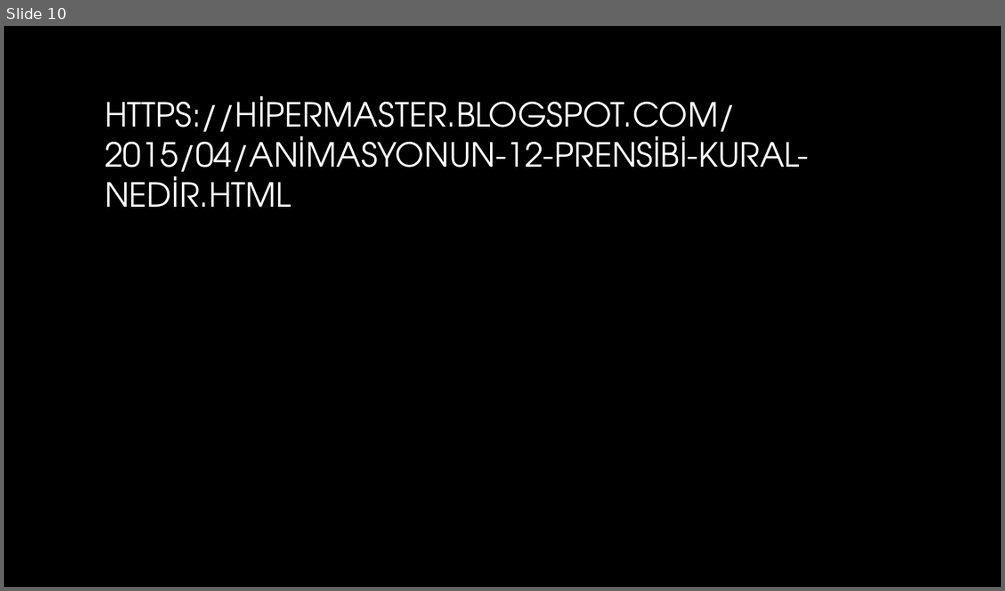
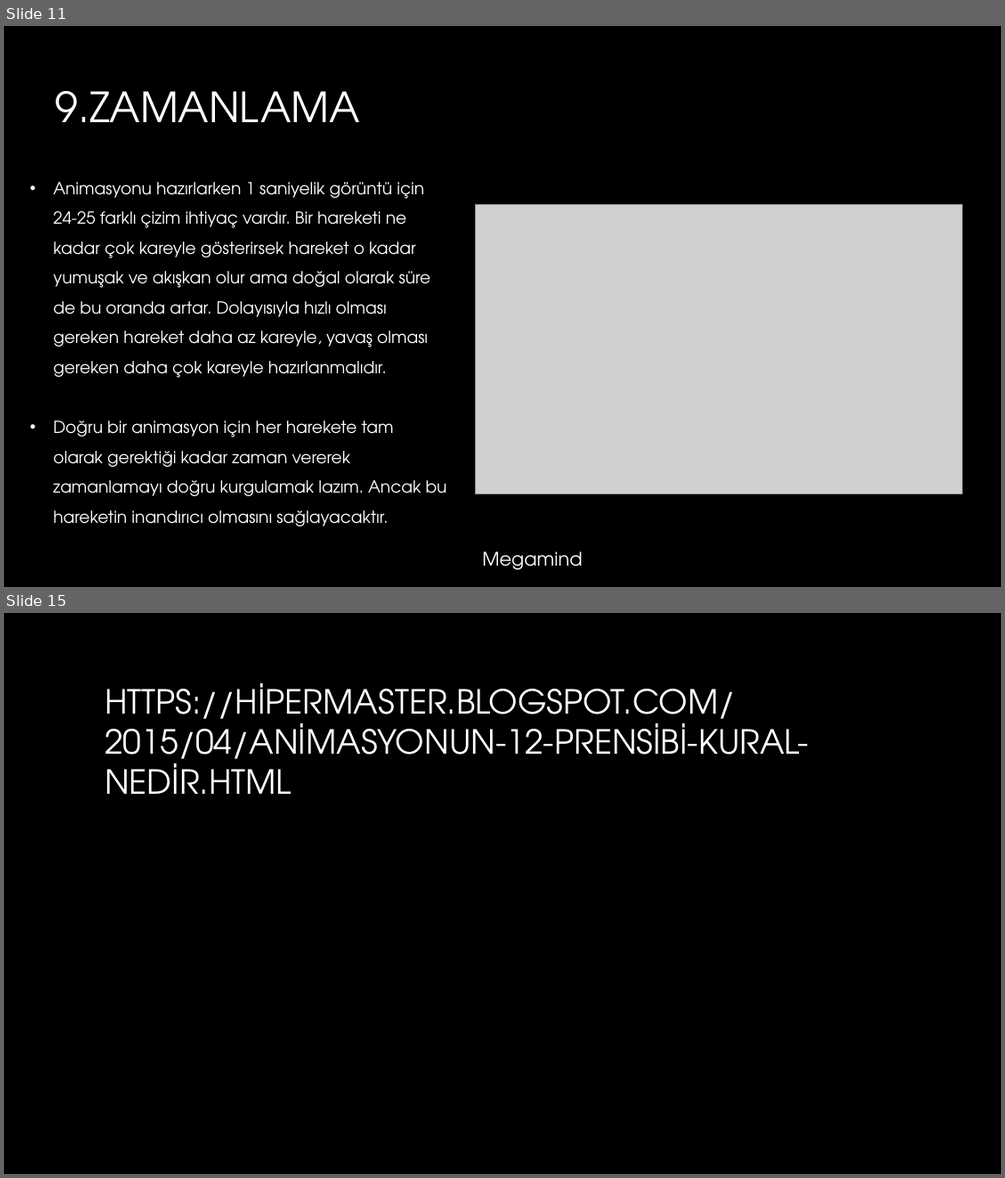
Before and after one commit to Erengun/Digital-Design, a slide deck: Karakter Tasarimi/ErenGunSunum.pptx. Shown one above the other, each under a label of ours: slide 10 before the commit, slides 11 and 15 after it; the slides between them are not shown. The pictures are 1005x591 and 1005x1178 pixels, drawn with LibreOffice and Linux fonts; fonts in the diff are those of the drawing; grey boxes stand for pictures; background and template pictures are left out. Boxes give left, top, right and bottom in pixels: in the first picture for what was removed or moved away, otherwise in the second. Text is boxed around its words. In the diff, an @@ line names an element or a change of style, - is before the commit and + after.

```diff
--- a/Karakter Tasarimi/ErenGunSunum.pptx
+++ b/Karakter Tasarimi/ErenGunSunum.pptx
@@ slide 11 added at (4,26,1001,587), background picture (left out) @@
@@ title added at (56,91,360,122), 40 pt, text gradient #FFFFFF to #A6A6A6 @@
+9.ZAMANLAMA
@@ text added at (53,182,447,526), 16 pt, text #FFFFFF @@
+• Animasyonu hazırlarken 1 saniyelik görüntü için 24-25 farklı çizim ihtiyaç vardır. Bir hareketi ne kadar çok kareyle gösterirsek hareket o kadar yumuşak ve akışkan olur ama doğal olarak süre de bu oranda artar. Dolayısıyla hızlı olması gereken hareket daha az kareyle, yavaş olması gereken daha çok kareyle hazırlanmalıdır.
+• Doğru bir animasyon için her harekete tam olarak gerektiği kadar zaman vererek zamanlamayı doğru kurgulamak lazım. Ancak bu hareketin inandırıcı olmasını sağlayacaktır.
@@ picture added at (475,205,963,493) @@
@@ text added at (482,551,582,570), 18 pt, text #FFFFFF @@
+Megamind
@@ what was slide 10 is now slide 15 @@
```
Also in this commit, not shown: 5 slides changed, 4 other slides added.
